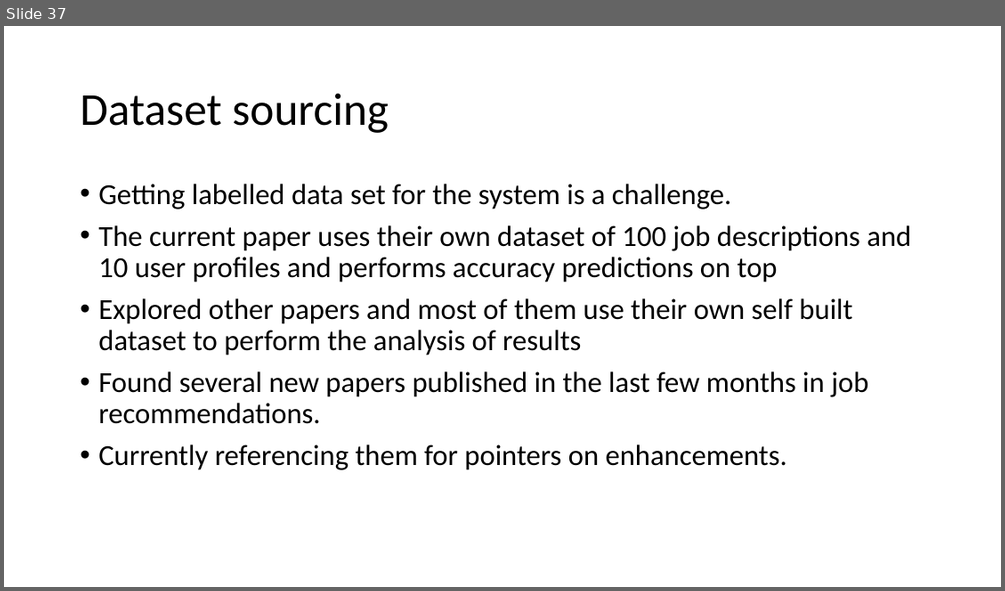
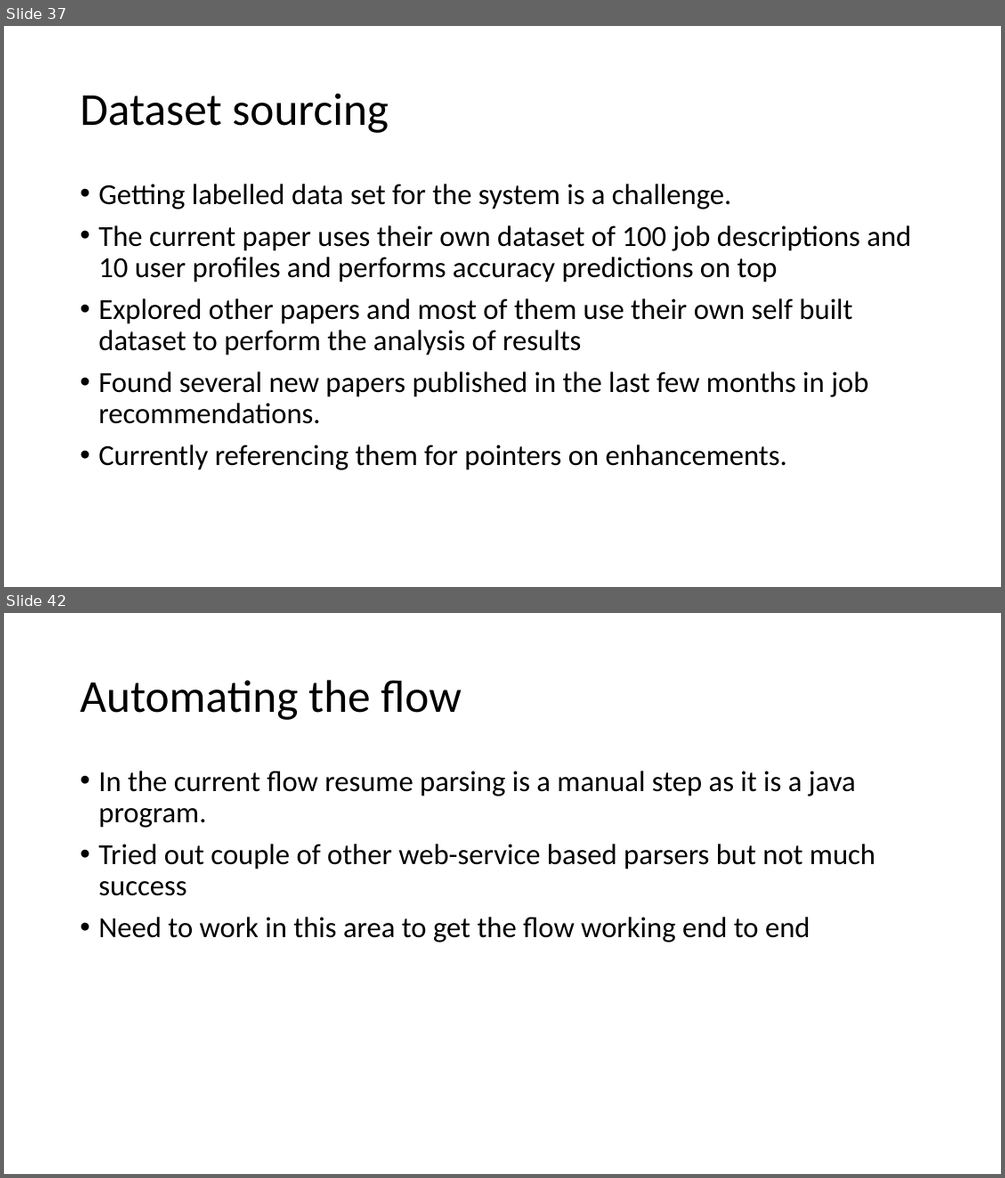
Before and after one commit to yeshbash/CS297, a slide deck: CS297-2.pptx. Shown one above the other, each under a label of ours: slide 37 before the commit, slides 37 and 42 after it; the slides between them are not shown. The pictures are 1005x591 and 1005x1178 pixels, drawn with LibreOffice and Linux fonts; fonts in the diff are those of the drawing. Boxes give left, top, right and bottom in pixels: in the first picture for what was removed or moved away, otherwise in the second. Text is boxed around its words. In the diff, an @@ line names an element or a change of style, - is before the commit and + after.

```diff
--- a/CS297-2.pptx
+++ b/CS297-2.pptx
@@ slide 42 added at box(4, 613, 1001, 1174), background #FFFFFF @@
@@ title added at box(80, 680, 461, 720), 44 pt, text #000000 @@
+Automating the flow
@@ text added at box(98, 771, 875, 942), 28 pt, text #000000 @@
+• In the current flow resume parsing is a manual step as it is a java program.
+• Tried out couple of other web-service based parsers but not much success
+• Need to work in this area to get the flow working end to end
```
Also in this commit, not shown: 8 other slides added, 2 other files.
